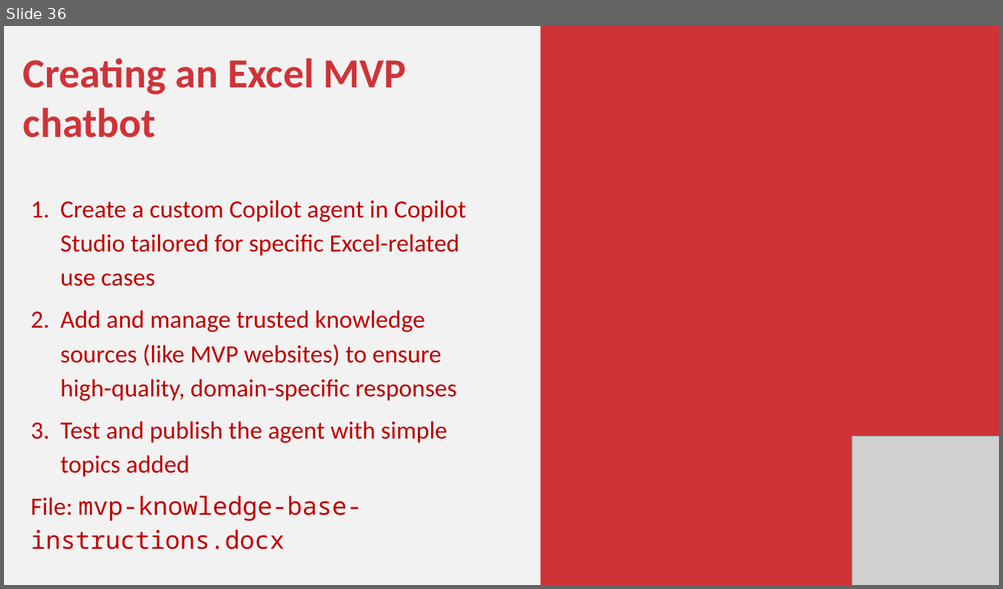
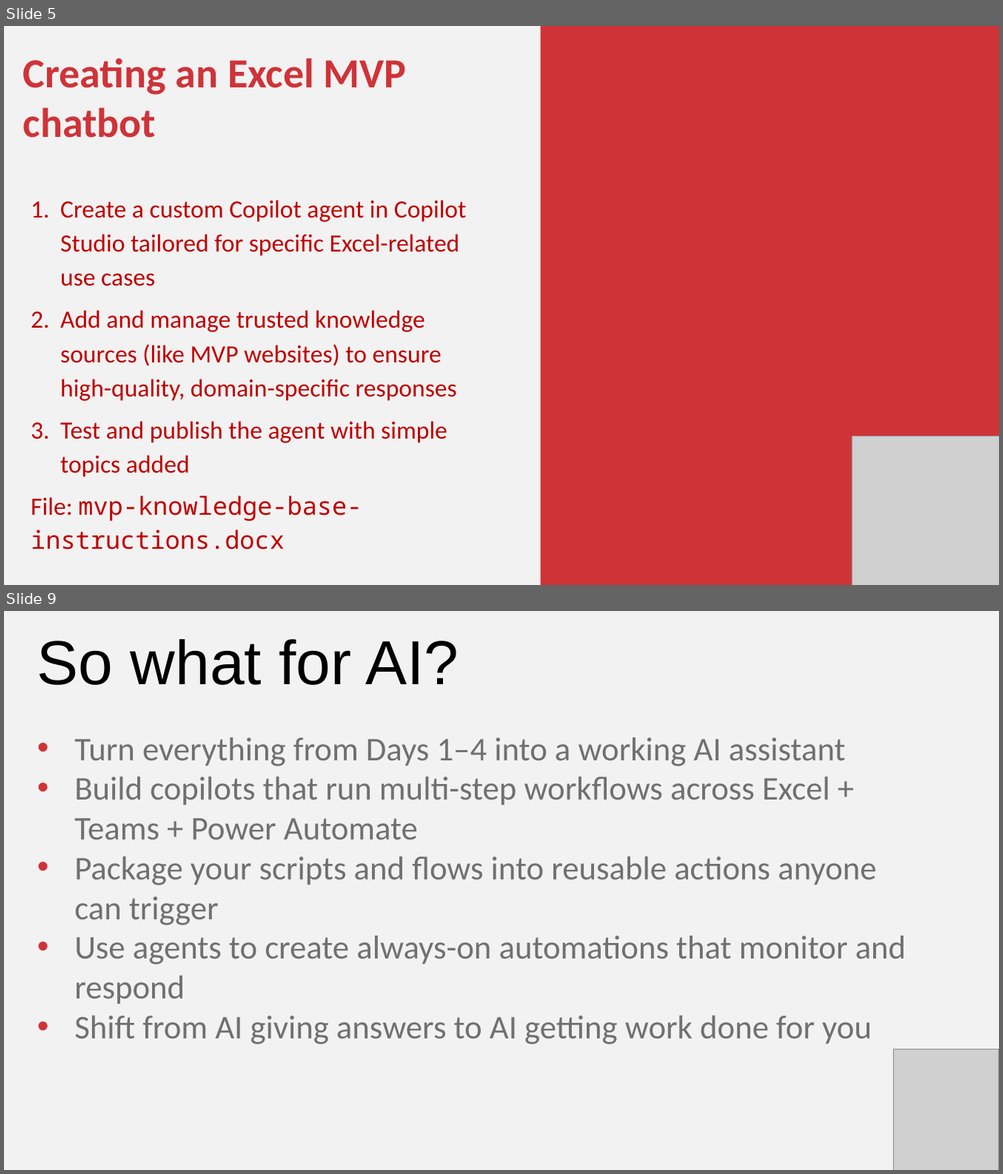
Before and after one commit to stringfestdata/ai-for-excel-in-a-week, a slide deck: day-5-copilot-studio/day-5-copilot-studio.pptx. Shown one above the other, each under a label of ours: slide 36 before the commit, slides 5 and 9 after it; the slides between them are not shown. The pictures are 1003x589 and 1003x1174 pixels, drawn with LibreOffice and Linux fonts; fonts in the diff are those of the drawing; grey boxes stand for pictures. Boxes give left, top, right and bottom in pixels: in the first picture for what was removed or moved away, otherwise in the second. Text is boxed around its words. In the diff, an @@ line names an element or a change of style, - is before the commit and + after.

```diff
--- a/day-5-copilot-studio/day-5-copilot-studio.pptx
+++ b/day-5-copilot-studio/day-5-copilot-studio.pptx
@@ slide 9 added at [4, 611, 999, 1170], background #F2F2F2 @@
@@ text added at [37, 639, 458, 685], 90 pt, text #000000 @@
+So what for AI?
@@ text added at [74, 738, 905, 1045], 48 pt, text #707070 @@
+• Turn everything from Days 1–4 into a working AI assistant
+• Build copilots that run multi-step workflows across Excel + Teams + Power Automate
+• Package your scripts and flows into reusable actions anyone can trigger
+• Use agents to create always-on automations that monitor and respond
+• Shift from AI giving answers to AI getting work done for you
@@ picture added at [893, 1049, 998, 1170] @@
@@ what was slide 36 is now slide 5 @@
```
Also in this commit, not shown: 9 other slides added, 36 slides removed, 40 other files.
